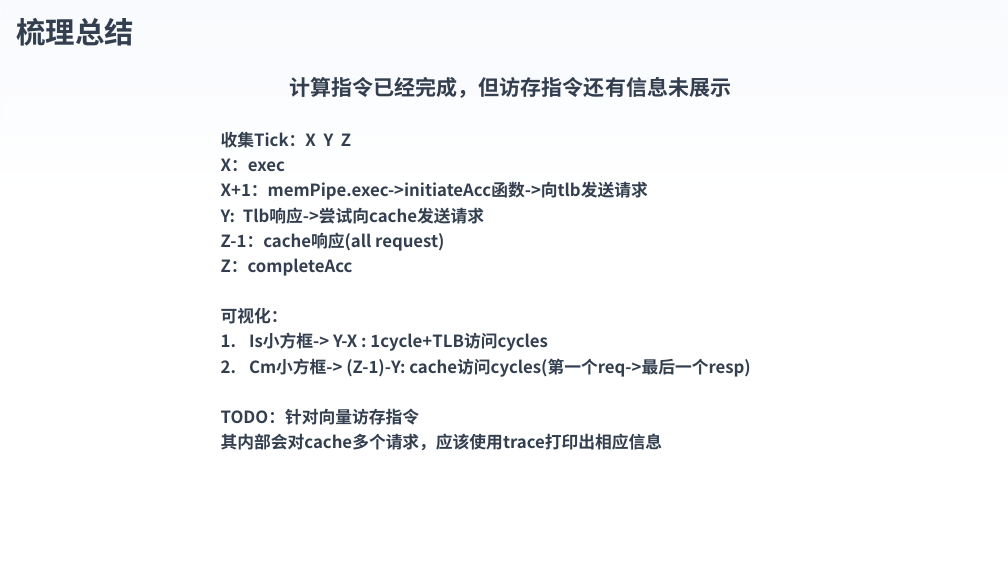
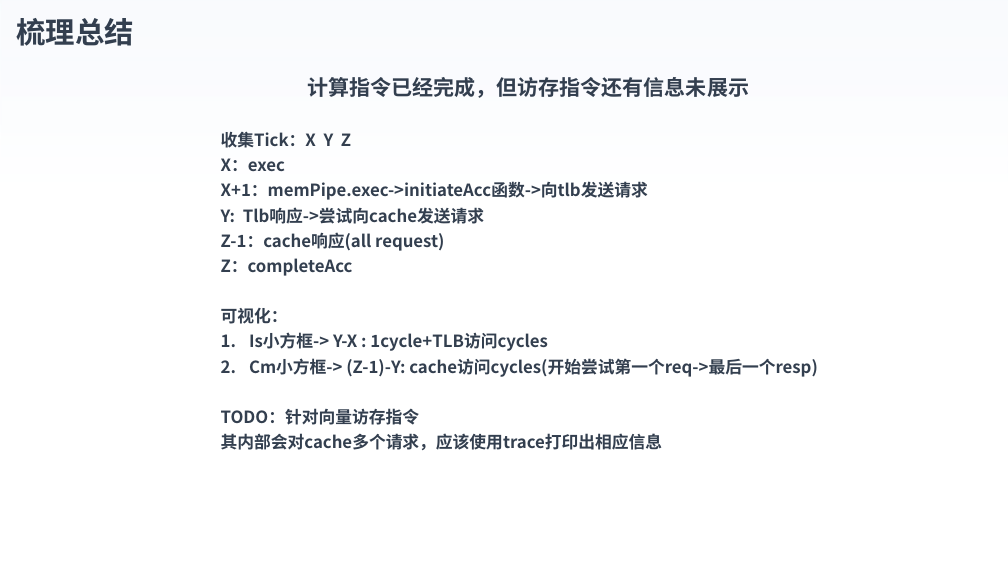
Before and after one commit to luot-ai/workspace, a slide deck: slide 11 of AA/gpu/GEM5/PPT/Gem5-GPU_4.pptx. Drawn at 1008x567 pixels with LibreOffice and Linux fonts; fonts in the diff are those of the drawing; background and template pictures are left out. Boxes give left, top, right and bottom in pixels: in the first picture for what was removed or moved away, otherwise in the second. Text is boxed around its words. In the diff, an @@ line names an element or a change of style, - is before the commit and + after.

```diff
--- a/AA/gpu/GEM5/PPT/Gem5-GPU_4.pptx
+++ b/AA/gpu/GEM5/PPT/Gem5-GPU_4.pptx
@@ text at bbox=[249, 358, 818, 377]: text changed @@
-2. Cm小方框-> (Z-1)-Y: cache访问cycles(第一个req->最后一个resp)
+2. Cm小方框-> (Z-1)-Y: cache访问cycles(开始尝试第一个req->最后一个resp)
```
Also in this commit, not shown: 2 other slides changed, 1 slide added, 4 other files.
